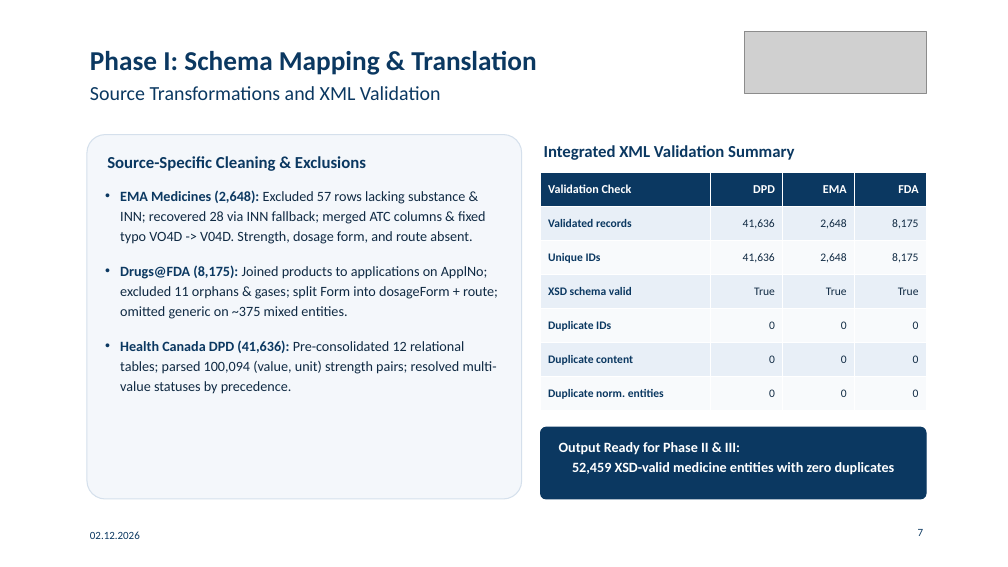
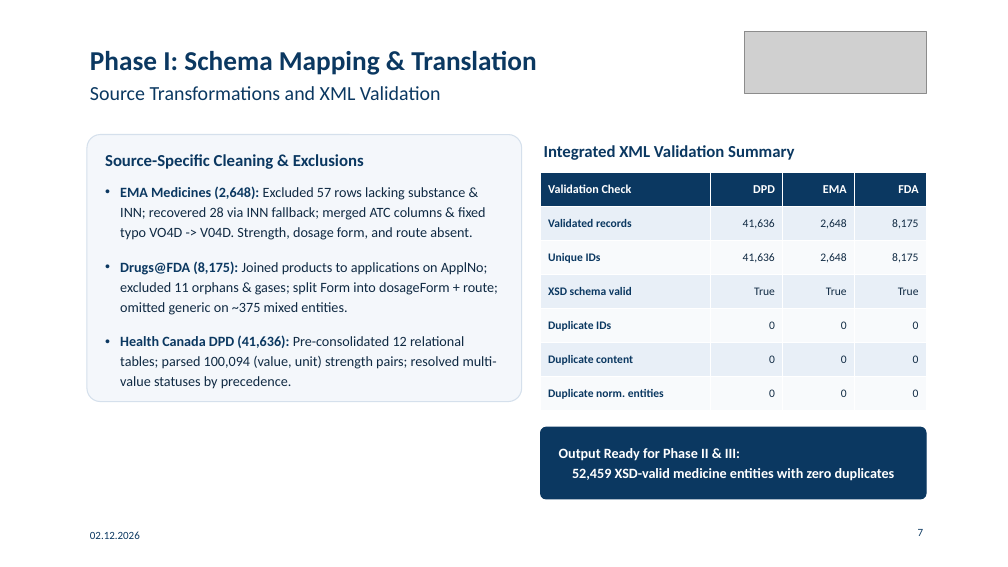
Before and after one commit to gabegagster/wdi-drug-integration, a slide deck: slide 7 of docs/presentation/wdi_drug_integration_presentation.pptx. Drawn at 1008x567 pixels with LibreOffice and Linux fonts; fonts in the diff are those of the drawing; grey boxes stand for pictures. Boxes give left, top, right and bottom in pixels: in the first picture for what was removed or moved away, otherwise in the second. Text is boxed around its words. In the diff, an @@ line names an element or a change of style, - is before the commit and + after.

```diff
--- a/docs/presentation/wdi_drug_integration_presentation.pptx
+++ b/docs/presentation/wdi_drug_integration_presentation.pptx
@@ rounded rectangle: place and size @@
-rounded rectangle at box(87, 135, 522, 499)
+rounded rectangle at box(87, 135, 522, 402)
@@ text "Source-Specific Cleaning & Exclusions" at box(105, 154, 498, 389): vertical alignment top to middle @@
@@ text "Source-Specific Cleaning & Exclusions": place and size @@
-text "Source-Specific Cleaning & Exclusions" at box(120, 190, 498, 394)
+text "Source-Specific Cleaning & Exclusions" at box(105, 154, 498, 389)
@@ text at box(105, 154, 364, 169): paragraph added @@
+Source-Specific Cleaning & Exclusions
@@ text removed at box(107, 156, 366, 171) @@
-Source-Specific Cleaning & Exclusions
@@ text at box(120, 335, 497, 389): less space between paragraphs @@
@@ text "Output Ready for Phase II ..." at box(559, 448, 895, 481): vertical alignment top to middle @@
```
Also in this commit, not shown: 11 other slides changed, 1 other file.
